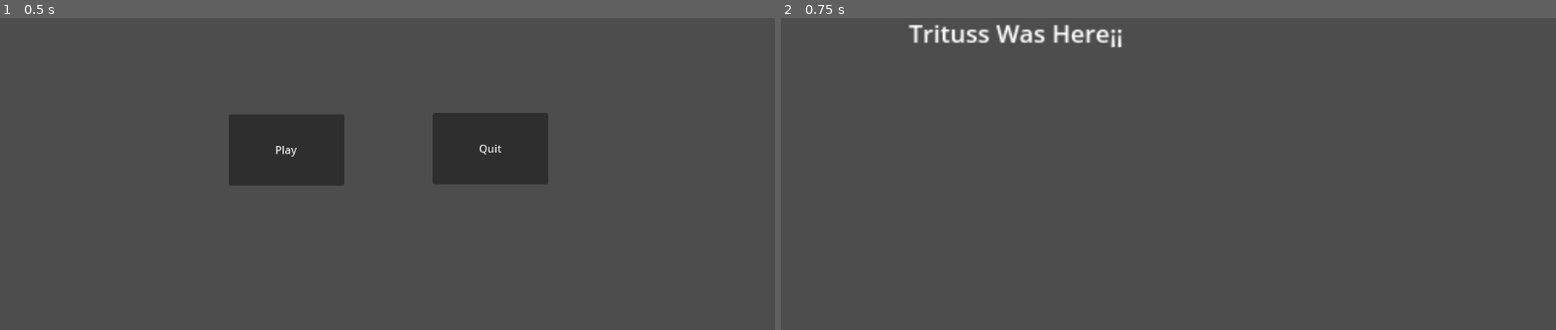
Above: before the commit, frames 1-2 (left to right).
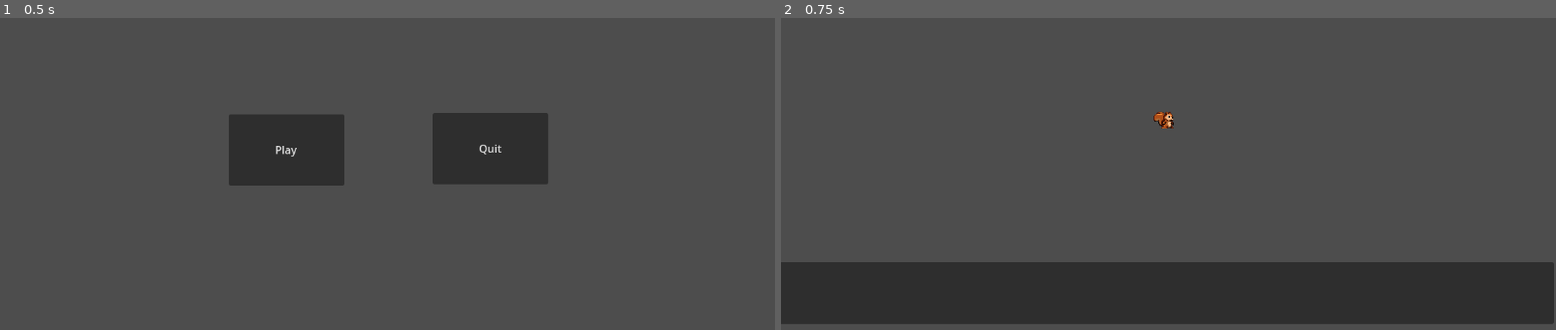
Above: after the commit, the same moments.

Repository: Trituss/UltraAlfa
Game: Godot game, scene res://main.tscn
Two runs of this game, one before a commit and one after it. Both use one fixed random seed, a clock stepped at 60 frames per second and the inputs below.
Inputs:
- Up to frame 1 (0.5 s): no input
- Up to frame 2 (0.75 s): click "Play" at 0.5 s

Frame 1 is identical in both runs. In frame 2, 21% of the frame differs, in the area x 0-100%, y 2-99%.

Commit message:
Agregado de sprites y funcion de boton play

Diff:
--- /dev/null
+++ b/Player/player.gd
@@ -0,0 +1,30 @@
+extends CharacterBody2D
+
+
+const SPEED = 300.0
+const JUMP_VELOCITY = -400.0
+
+# Get the gravity from the project settings to be synced with RigidBody nodes.
+var gravity = ProjectSettings.get_setting("physics/2d/default_gravity")
+
+func _ready():
+	get_node("AnimatedSprite2D").play("Idle")
+
+func _physics_process(delta):
+	# Add the gravity.
+	if not is_on_floor():
+		velocity.y += gravity * delta
+
+	# Handle Jump.
+	if Input.is_action_just_pressed("ui_accept") and is_on_floor():
+		velocity.y = JUMP_VELOCITY
+
+	# Get the input direction and handle the movement/deceleration.
+	# As good practice, you should replace UI actions with custom gameplay actions.
+	var direction = Input.get_axis("ui_left", "ui_right")
+	if direction:
+		velocity.x = direction * SPEED
+	else:
+		velocity.x = move_toward(velocity.x, 0, SPEED)
+
+	move_and_slide()
--- /dev/null
+++ b/Player/player.tscn
@@ -0,0 +1,106 @@
+[gd_scene load_steps=21 format=3 uid="uid://b6bwjctxgrdkq"]
+
+[ext_resource type="Texture2D" uid="uid://cxcws3s4wvtie" path="res://SPRITES/player/idle/player-idle-1.png" id="1_qraml"]
+[ext_resource type="Texture2D" uid="uid://5p4gcgwtdtgp" path="res://SPRITES/player/idle/player-idle-2.png" id="2_87lqi"]
+[ext_resource type="Texture2D" uid="uid://nrx5djlebq6i" path="res://SPRITES/player/idle/player-idle-3.png" id="3_i3au1"]
+[ext_resource type="Texture2D" uid="uid://bjl46emhacrxe" path="res://SPRITES/player/idle/player-idle-4.png" id="4_dacxe"]
+[ext_resource type="Texture2D" uid="uid://bqbyadw3so6g0" path="res://SPRITES/player/idle/player-idle-5.png" id="5_1ca8i"]
+[ext_resource type="Texture2D" uid="uid://c4wcdh0hcgmru" path="res://SPRITES/player/idle/player-idle-6.png" id="6_8kcgf"]
+[ext_resource type="Texture2D" uid="uid://b4vuq8g7lkhxo" path="res://SPRITES/player/idle/player-idle-7.png" id="7_uyv5i"]
+[ext_resource type="Texture2D" uid="uid://bjecbavldqbpx" path="res://SPRITES/player/idle/player-idle-8.png" id="8_r2gsx"]
+[ext_resource type="Texture2D" uid="uid://w4whbwugdciq" path="res://SPRITES/player/jump/player-jump-1.png" id="9_uxpbr"]
+[ext_resource type="Texture2D" uid="uid://dg53ekqte3w2i" path="res://SPRITES/player/jump/player-jump-2.png" id="10_g4po5"]
+[ext_resource type="Texture2D" uid="uid://b04gahn4q4sia" path="res://SPRITES/player/jump/player-jump-3.png" id="11_7s3ba"]
+[ext_resource type="Texture2D" uid="uid://dpgwr1jhalsbc" path="res://SPRITES/player/jump/player-jump-4.png" id="12_s426b"]
+[ext_resource type="Texture2D" uid="uid://d50f4ackwtk0" path="res://SPRITES/player/run/player-run-1.png" id="13_ry8p7"]
+[ext_resource type="Texture2D" uid="uid://w68l8sfxukmf" path="res://SPRITES/player/run/player-run-2.png" id="14_uxh0f"]
+[ext_resource type="Texture2D" uid="uid://didiku62m3dgt" path="res://SPRITES/player/run/player-run-3.png" id="15_6cxxq"]
+[ext_resource type="Texture2D" uid="uid://s4tvwpcymodr" path="res://SPRITES/player/run/player-run-4.png" id="16_0r6uu"]
+[ext_resource type="Texture2D" uid="uid://x54fi73kc2sd" path="res://SPRITES/player/run/player-run-5.png" id="17_123kk"]
+[ext_resource type="Texture2D" uid="uid://biqy0qripfor5" path="res://SPRITES/player/run/player-run-6.png" id="18_whttb"]
+
+[sub_resource type="CapsuleShape2D" id="CapsuleShape2D_efksa"]
+radius = 18.0
+height = 64.0
+
+[sub_resource type="SpriteFrames" id="SpriteFrames_32u5a"]
+animations = [{
+"frames": [{
+"duration": 1.0,
+"texture": ExtResource("1_qraml")
+}, {
+"duration": 1.0,
+"texture": ExtResource("2_87lqi")
+}, {
+"duration": 1.0,
+"texture": ExtResource("3_i3au1")
+}, {
+"duration": 1.0,
+"texture": ExtResource("4_dacxe")
+}, {
+"duration": 1.0,
+"texture": ExtResource("5_1ca8i")
+}, {
+"duration": 1.0,
+"texture": ExtResource("6_8kcgf")
+}, {
+"duration": 1.0,
+"texture": ExtResource("7_uyv5i")
+}, {
+"duration": 1.0,
+"texture": ExtResource("8_r2gsx")
+}],
+"loop": true,
+"name": &"Idle",
+"speed": 5.0
+}, {
+"frames": [{
+"duration": 1.0,
+"texture": ExtResource("9_uxpbr")
+}, {
+"duration": 1.0,
+"texture": ExtResource("10_g4po5")
+}, {
+"duration": 1.0,
+"texture": ExtResource("11_7s3ba")
+}, {
+"duration": 1.0,
+"texture": ExtResource("12_s426b")
+}],
+"loop": true,
+"name": &"Jump",
+"speed": 5.0
+}, {
+"frames": [{
+"duration": 1.0,
+"texture": ExtResource("13_ry8p7")
+}, {
+"duration": 1.0,
+"texture": ExtResource("14_uxh0f")
+}, {
+"duration": 1.0,
+"texture": ExtResource("15_6cxxq")
+}, {
+"duration": 1.0,
+"texture": ExtResource("16_0r6uu")
+}, {
+"duration": 1.0,
+"texture": ExtResource("17_123kk")
+}, {
+"duration": 1.0,
+"texture": ExtResource("18_whttb")
+}],
+"loop": true,
+"name": &"Run",
+"speed": 5.0
+}]
+
+[node name="player" type="CharacterBody2D"]
+
+[node name="CollisionShape2D" type="CollisionShape2D" parent="."]
+shape = SubResource("CapsuleShape2D_efksa")
+
+[node name="AnimatedSprite2D" type="AnimatedSprite2D" parent="."]
+position = Vector2(4, -5)
+sprite_frames = SubResource("SpriteFrames_32u5a")
+animation = &"Idle"
--- a/world.tscn
+++ b/world.tscn
@@ -1,11 +1,34 @@
-[gd_scene format=3 uid="uid://by32wkym15osc"]
+[gd_scene load_steps=4 format=3 uid="uid://by32wkym15osc"]
+
+[ext_resource type="PackedScene" uid="uid://b6bwjctxgrdkq" path="res://Player/player.tscn" id="1_wxp8t"]
+
+[sub_resource type="RectangleShape2D" id="RectangleShape2D_w5jn0"]
+size = Vector2(1146.5, 178)
+
+[sub_resource type="RectangleShape2D" id="RectangleShape2D_arigf"]
+size = Vector2(171.25, 640)
 
 [node name="World" type="Node2D"]
 
-[node name="Label" type="Label" parent="."]
-offset_left = 190.0
-offset_top = 103.0
-offset_right = 330.0
-offset_bottom = 129.0
-scale = Vector2(2.28879, 2.17581)
-text = "Trituss Was Here¡¡"
+[node name="player" parent="." instance=ExtResource("1_wxp8t")]
+position = Vector2(573, 256)
+
+[node name="StaticBody2D" type="StaticBody2D" parent="."]
+
+[node name="CollisionShape2D" type="CollisionShape2D" parent="StaticBody2D"]
+position = Vector2(574.5, 556)
+shape = SubResource("RectangleShape2D_w5jn0")
+
+[node name="CollisionShape2D2" type="CollisionShape2D" parent="StaticBody2D"]
+position = Vector2(-86.375, 326)
+shape = SubResource("RectangleShape2D_arigf")
+
+[node name="CollisionShape2D3" type="CollisionShape2D" parent="StaticBody2D"]
+position = Vector2(1239, 326)
+shape = SubResource("RectangleShape2D_arigf")
+
+[node name="Panel" type="Panel" parent="."]
+offset_left = -4.0
+offset_top = 469.0
+offset_right = 1149.0
+offset_bottom = 561.0
Not shown, changed: SPRITES/player/run/player-run-1.png.import
Not shown, changed: SPRITES/player/run/player-run-2.png.import
Not shown, changed: SPRITES/player/run/player-run-3.png.import
Not shown, changed: SPRITES/player/run/player-run-4.png.import
Not shown, changed: SPRITES/player/run/player-run-5.png.import
Not shown, changed: SPRITES/player/run/player-run-6.png.import
